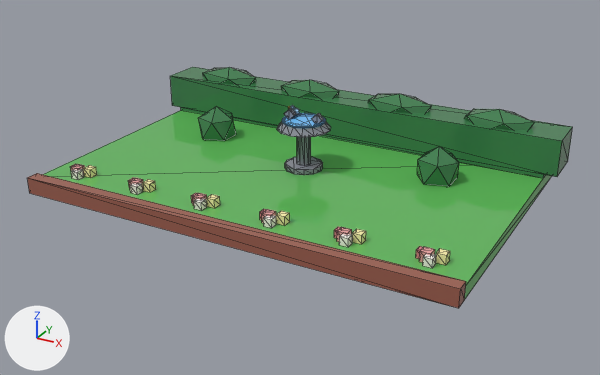
One commit to the glTF model assets/cat-cafe/exports/CatCafe_Square_GardenMid.glb: the scene before it, then after it.
The view is the same before and after, from a camera (50 mm lens) standing at (14.46, -26.4, 12.92) and looking at (0.25, -0.57, 0.01). Lighting does not change. The marker at lower left points along +X, +Y and +Z. The first picture is the older version. Mesh edges are drawn as thin lines. Vertices at exactly the same position are counted once.

Objects in the first picture: 'CatCafe_Square_GardenMid', 'CatCafe_Square_GardenMid_Flowers'.
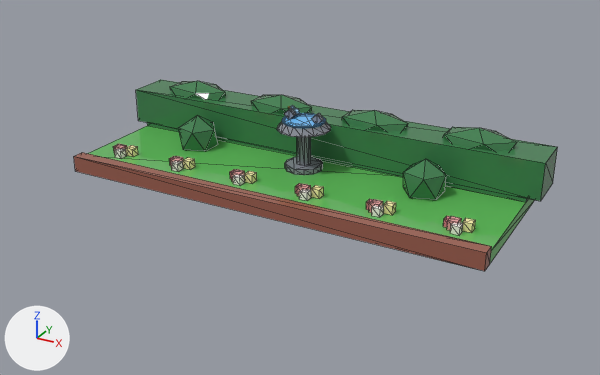
Patch to the scene script:
```diff
--- a/assets/cat-cafe/exports/CatCafe_Square_GardenMid.glb.py
+++ b/assets/cat-cafe/exports/CatCafe_Square_GardenMid.glb.py
@@ me_catcafe_square_gardenmid @@
 # used by ob_catcafe_square_gardenmid; location = (0.0, 0.0, 0.0)
-me_catcafe_square_gardenmid.from_pydata(...)  # 252 vertices, 440 faces; spans x -9.0..9.0, y -6.0..6.0, z 0.0..2.9
+me_catcafe_square_gardenmid.from_pydata(...)  # 252 vertices, 440 faces; spans x -9.0..9.0, y -3.5..3.5, z 0.0..2.9
+# me_catcafe_square_gardenmid part 1: the loose piece of 8 vertices spanning x -9.0..9.0, y 3.7..5.5, z 0.6..2.1 is moved by (0.0, -2.5, 0.0)
+# me_catcafe_square_gardenmid part 2: the loose piece of 12 vertices spanning x 4.9..7.7, y 3.8..5.4, z 1.5..2.6 is moved by (0.0, -2.5, 0.0)
+# me_catcafe_square_gardenmid part 3: the loose piece of 12 vertices spanning x 0.7..3.5, y 3.8..5.4, z 1.5..2.6 is moved by (0.0, -2.5, 0.0)
+# me_catcafe_square_gardenmid part 4: the loose piece of 12 vertices spanning x -3.5..-0.7, y 3.8..5.4, z 1.5..2.6 is moved by (0.0, -2.5, 0.0)
+# me_catcafe_square_gardenmid part 5: the loose piece of 12 vertices spanning x -7.7..-4.9, y 3.8..5.4, z 1.5..2.6 is moved by (0.0, -2.5, 0.0)
+# me_catcafe_square_gardenmid part 6: the loose piece of 12 vertices spanning x 4.2..5.8, y 0.8..2.4, z 0.1..1.8 is moved by (0.0, -1.4, 0.0)
+# me_catcafe_square_gardenmid part 7: the loose piece of 12 vertices spanning x -5.8..-4.2, y 0.8..2.4, z 0.1..1.8 is moved by (0.0, -1.4, 0.0)
+# me_catcafe_square_gardenmid part 8: all 14 vertices in x -8.5..8.5, y 3.7..6.0, z 0.0..0.6 are moved by (0.0, -2.5, 0.0)
+# me_catcafe_square_gardenmid part 9: all 10 vertices in x -8.5..8.5, y -6.0..-5.5, z 0.0..0.6 are moved by (0.0, 2.5, 0.0)
 me_catcafe_square_gardenmid.materials.append(mat_catcafe_palette)
@@ me_catcafe_square_gardenmid_flowers @@
 # used by ob_catcafe_square_gardenmid_flowers; location = (0.0, 0.0, 0.0)
-me_catcafe_square_gardenmid_flowers.from_pydata(...)  # 192 vertices, 288 faces; spans x -7.6..7.6, y -5.0..-4.3, z 0.5..0.9
+me_catcafe_square_gardenmid_flowers.from_pydata(...)  # 192 vertices, 288 faces; spans x -7.6..7.6, y -2.5..-1.8, z 0.5..0.9
+# me_catcafe_square_gardenmid_flowers part 10: the whole mesh is moved by (0.0, 2.5, 0.0)
 me_catcafe_square_gardenmid_flowers.materials.append(mat_catcafe_palette)
```

Changed parts and their boxes (x1, y1, x2, y2) in the pictures (600 x 375 px; the box of a moved part takes in the faces that stretch with it):
'CatCafe_Square_GardenMid', reshaped (11% narrower, 21% shorter)
    before: (27, 67, 573, 308)
    after: (74, 80, 558, 271)
'CatCafe_Square_GardenMid_Flowers', moved
    before: (71, 164, 450, 268)
    after: (113, 144, 476, 235)
part 1 of me_catcafe_square_gardenmid, moved or reshaped
    before: (170, 67, 573, 177)
    after: (136, 80, 558, 201)
part 2 of me_catcafe_square_gardenmid, moved or reshaped
    before: (464, 109, 535, 130)
    after: (443, 127, 517, 151)
part 3 of me_catcafe_square_gardenmid, moved or reshaped
    before: (368, 94, 431, 113)
    after: (342, 110, 408, 132)
part 4 of me_catcafe_square_gardenmid, moved or reshaped
    before: (281, 80, 339, 98)
    after: (251, 95, 312, 114)
part 5 of me_catcafe_square_gardenmid, moved or reshaped
    before: (203, 67, 256, 85)
    after: (170, 81, 226, 99)
part 6 of me_catcafe_square_gardenmid, moved or reshaped
    before: (417, 146, 459, 187)
    after: (403, 159, 446, 200)
part 7 of me_catcafe_square_gardenmid, moved or reshaped
    before: (198, 106, 236, 141)
    after: (179, 115, 218, 152)
part 8 of me_catcafe_square_gardenmid, moved or reshaped (mostly hidden)
    before: (181, 107, 545, 178)
    after: (147, 122, 528, 202)
part 9 of me_catcafe_square_gardenmid, moved or reshaped
    before: (27, 110, 551, 308)
    after: (74, 126, 535, 271)
